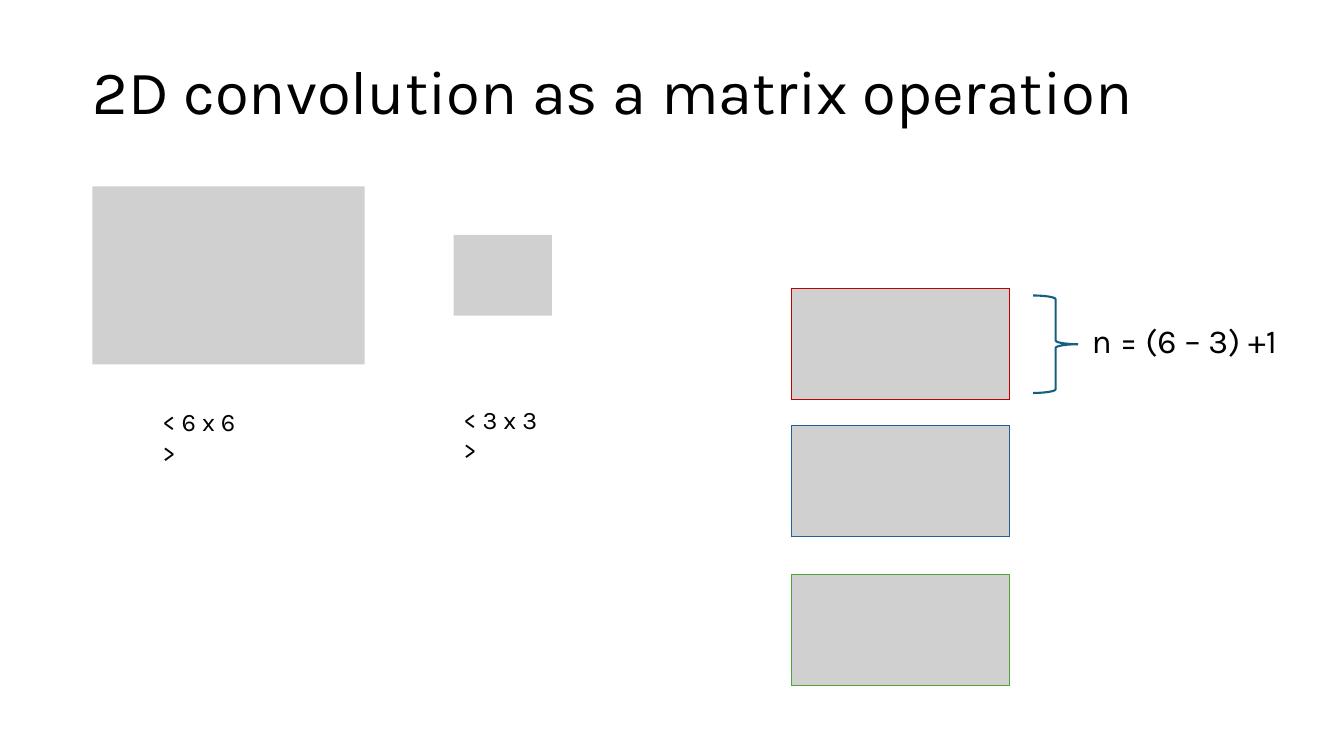
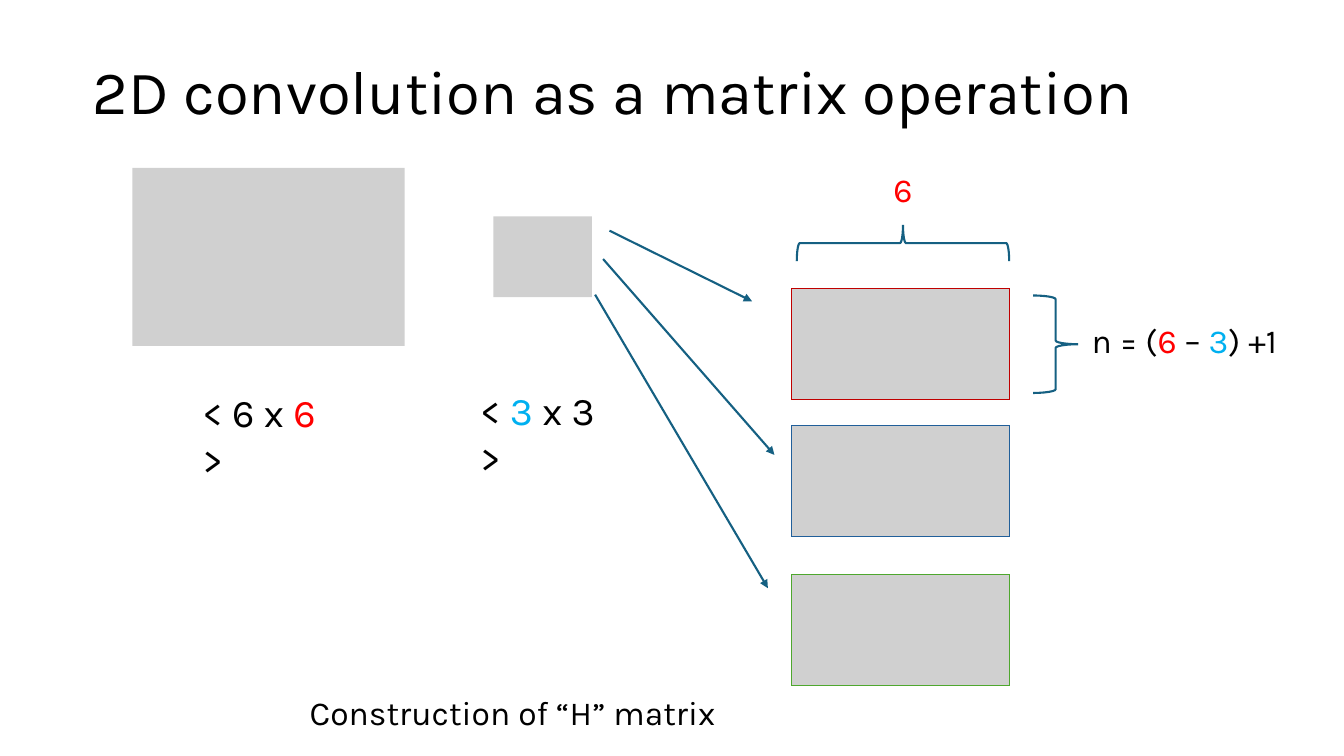
Before and after one commit to SSOE-ECE1390/LecturePowerPoints, a slide deck: slide 11 of ECE1390_Lecture2.pptx (slide 8 before the commit). Drawn at 1344x756 pixels with LibreOffice and Linux fonts; fonts in the diff are those of the drawing; grey boxes stand for pictures. Boxes give left, top, right and bottom in pixels: in the first picture for what was removed or moved away, otherwise in the second. Text is boxed around its words. In the diff, an @@ line names an element or a change of style, - is before the commit and + after.

```diff
--- a/ECE1390_Lecture2.pptx
+++ b/ECE1390_Lecture2.pptx
@@ picture: place and size @@
-picture at box(93, 187, 365, 365)
+picture at box(132, 168, 404, 347)
@@ text added at box(893, 180, 912, 203), 24 pt, text #FF0000 @@
+6
@@ picture: place and size @@
-picture at box(454, 235, 553, 316)
+picture at box(494, 217, 593, 297)
@@ arrow added from (610, 231) to (752, 301), #156082 1.5 pt @@
@@ left brace added at box(797, 225, 1010, 262), outline #156082 1.5 pt @@
@@ arrow added from (603, 259) to (774, 455), #156082 1.5 pt @@
@@ arrow added from (595, 294) to (768, 589), #156082 1.5 pt @@
@@ text "n = (6 – 3) ..." at box(1092, 328, 1277, 357): text colour #000000 to #FF0000 in "(6"; text colour #000000 to #00B0F0 in "3)" @@
@@ text "< 6 x 6 >": place and size @@
-text "< 6 x 6 >" at box(182, 415, 235, 432)
+text "< 6 x 6 >" at box(232, 402, 315, 428)
@@ text "< 6 x 6 >" at box(232, 402, 315, 428): size 18 to 28 pt; text colour #000000 to #FF0000 in "6" @@
@@ text "< 3 x 3 >": place and size @@
-text "< 3 x 3 >" at box(483, 413, 537, 430)
+text "< 3 x 3 >" at box(510, 400, 595, 426)
@@ text "< 3 x 3 >" at box(510, 400, 595, 426): size 18 to 28 pt; text colour #000000 to #00B0F0 in "3" @@
@@ text added at box(310, 702, 715, 726), 24 pt, text #000000 @@
+Construction of “H” matrix
```
Also in this commit, not shown: 14 other slides changed, 4 slides added, 2 other files.
